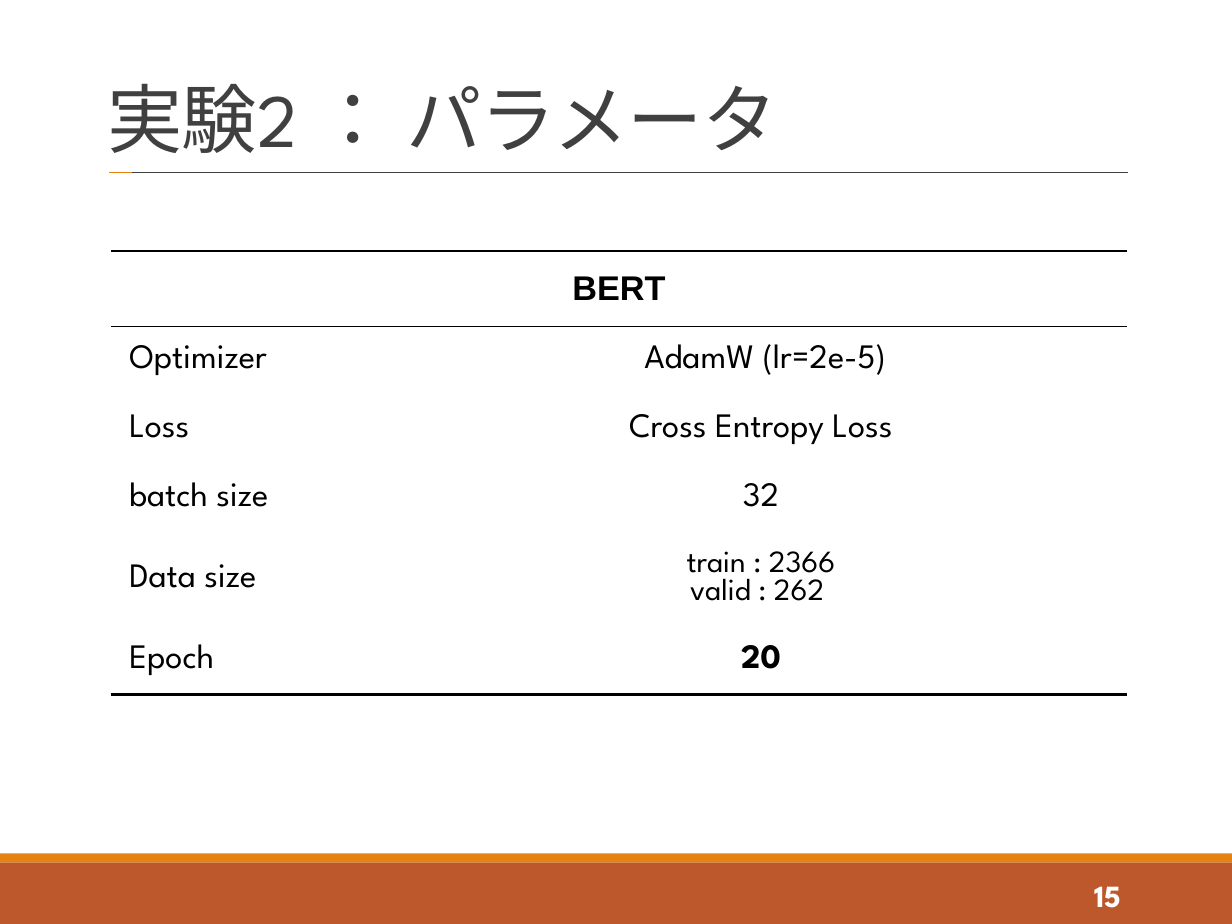
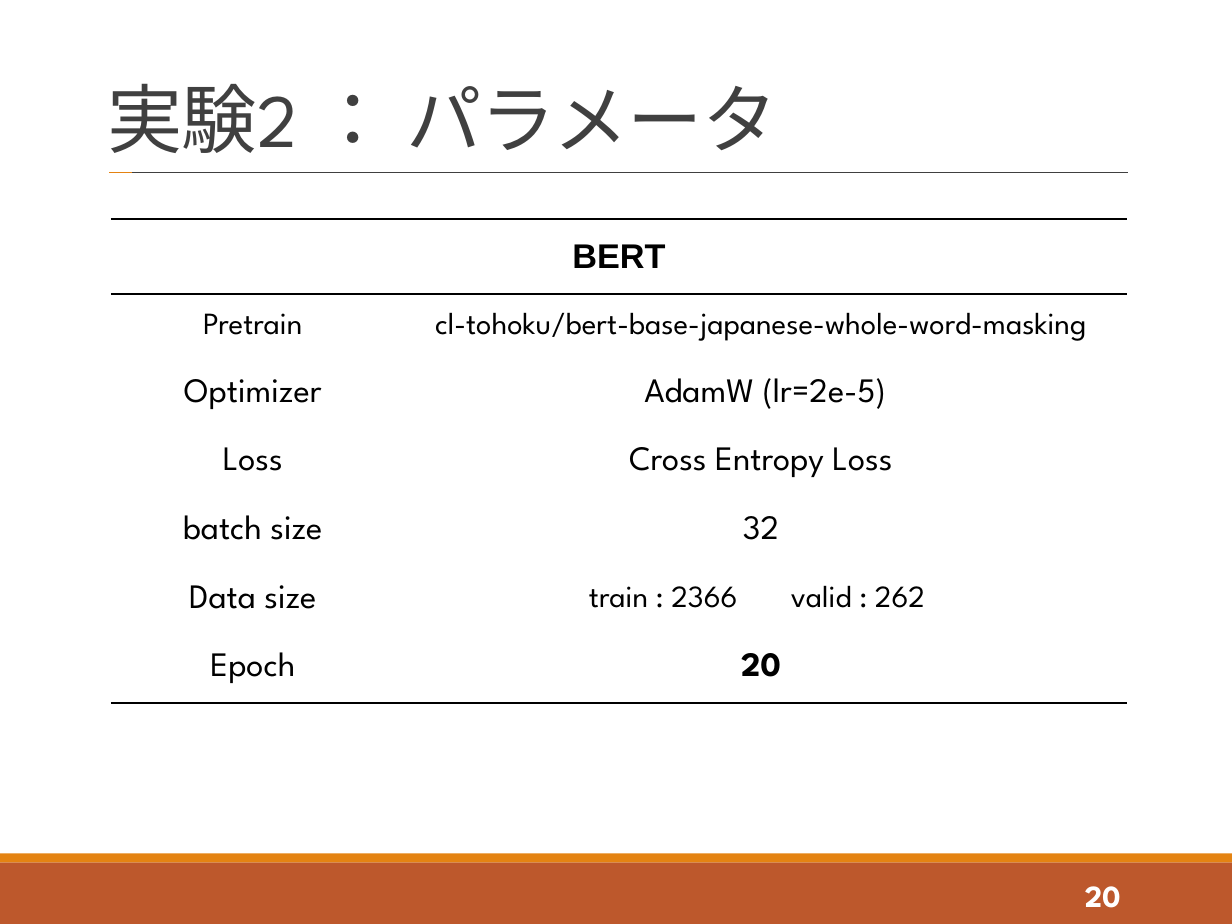
Before and after one commit to tatsuya-sugiyama/WeeklyReport, a slide deck: slide 20 of report/2021_t_1st/2021_1st_sugiyama.pptx (slide 15 before the commit). Drawn at 1232x924 pixels with LibreOffice and Linux fonts; fonts in the diff are those of the drawing. Boxes give left, top, right and bottom in pixels: in the first picture for what was removed or moved away, otherwise in the second. Text is boxed around its words. In the diff, an @@ line names an element or a change of style, - is before the commit and + after.

```diff
--- a/report/2021_t_1st/2021_1st_sugiyama.pptx
+++ b/report/2021_t_1st/2021_1st_sugiyama.pptx
@@ table at (111,219,1127,798) @@
+row 2: Pretrain | cl-tohoku/bert-base-japanese-whole-word-masking
-row 6, column 2: train : 2366 / valid : 262
+row 6, column 2: train : 2366 valid : 262
@@ table: place and size @@
-table at (111,251,1127,753)
+table at (111,219,1127,798)
@@ page number at (1085,886,1121,908): text changed @@
-15
+20
```
Also in this commit, not shown: 8 other slides changed, 5 slides added.
